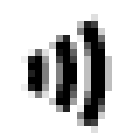
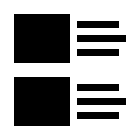
The second (140, 140) image is a revision of the first. Changes to its layers:
added layer "1 up copy" above "1 up" over [14, 14, 126, 126]
hid "Vector Smart Object" (1st of 3) over [21, 14, 112, 133]
